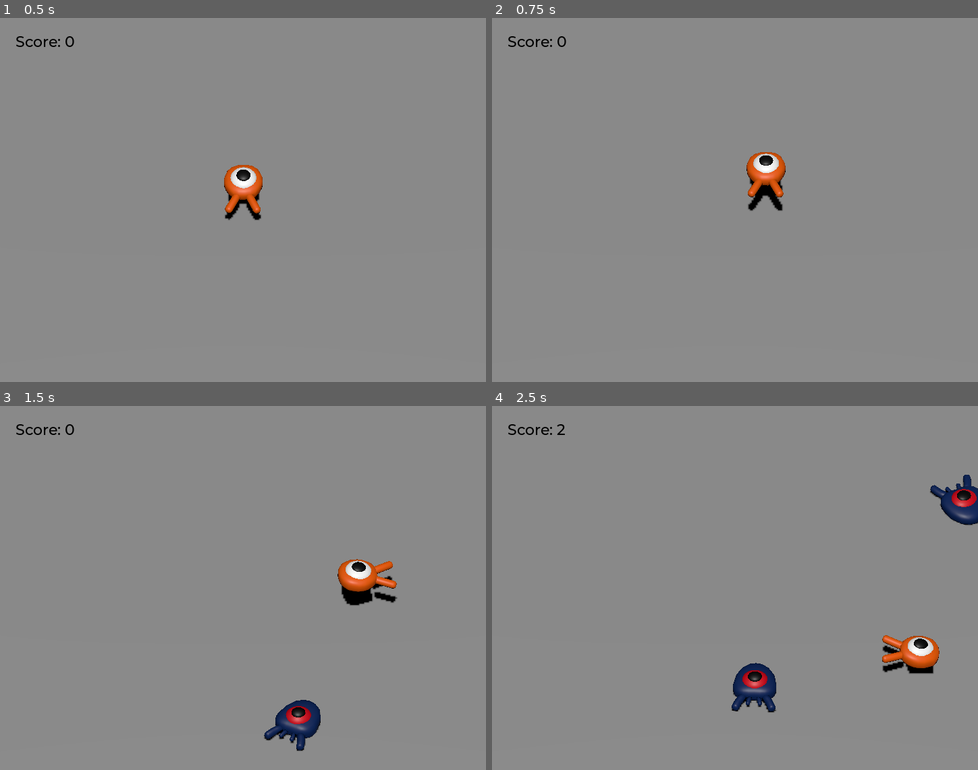
Above: before the commit, frames 1-4 (two rows, left to right).
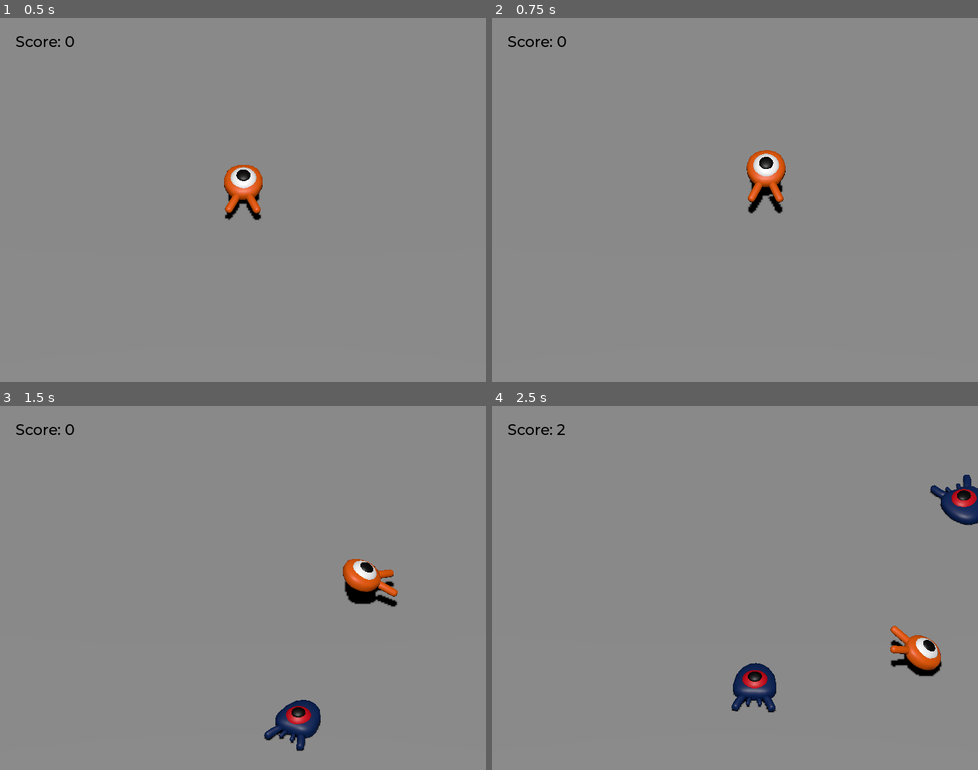
Above: after the commit, the same moments.

Repository: nhne/godot-sample
Game: Godot game, scene res://main.tscn
Two runs of this game, one before a commit and one after it. Both use one fixed random seed, a clock stepped at 60 frames per second and the inputs below.
Inputs:
- Up to frame 1 (0.5 s): no input
- Up to frame 2 (0.75 s): tap Enter (ui_accept) at 0.5 s; hold D (move_right) from 0.53 s (still down); hold Space (jump) from 0.53 s (still down)
- Up to frame 3 (1.5 s): release D (move_right) at 1.28 s; release Space (jump) at 1.28 s; hold S (move_back) from 1.28 s (still down); tap Space (jump) at 1.35 s
- Up to frame 4 (2.5 s): tap Space (jump) at 1.52, 1.82 s; release S (move_back) at 2.03 s; hold D (move_right) from 2.03 s (still down); hold Space (jump) from 2.03 s (still down)

Frame 1 is identical in both runs. In frame 2, 0.5% of the frame differs, in the area x 52-61%, y 36-54%; in frame 3, 0.9%, in the area x 69-82%, y 42-56%; in frame 4, 0.9%.

Commit message:
Jump roation

Diff:
--- a/player.gd
+++ b/player.gd
@@ -66,6 +66,8 @@
 				mob.squash()
 				velocity.y = bounce_impulse
 
+	$Pivot.rotation.x = PI / 6 * velocity.y / jump_impulse
+
 
 func _on_mob_detector_body_entered(body):
 	die()
